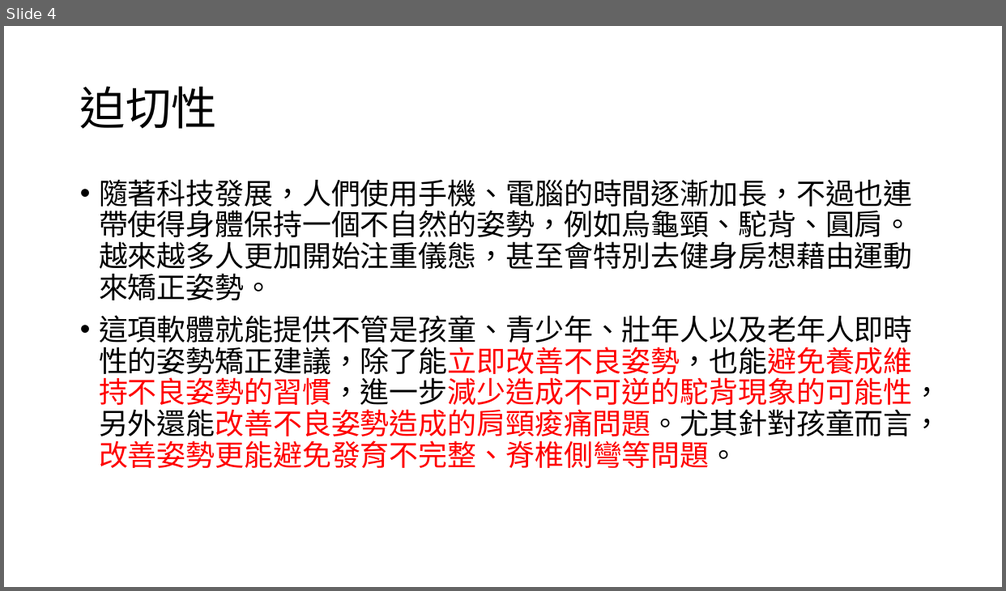
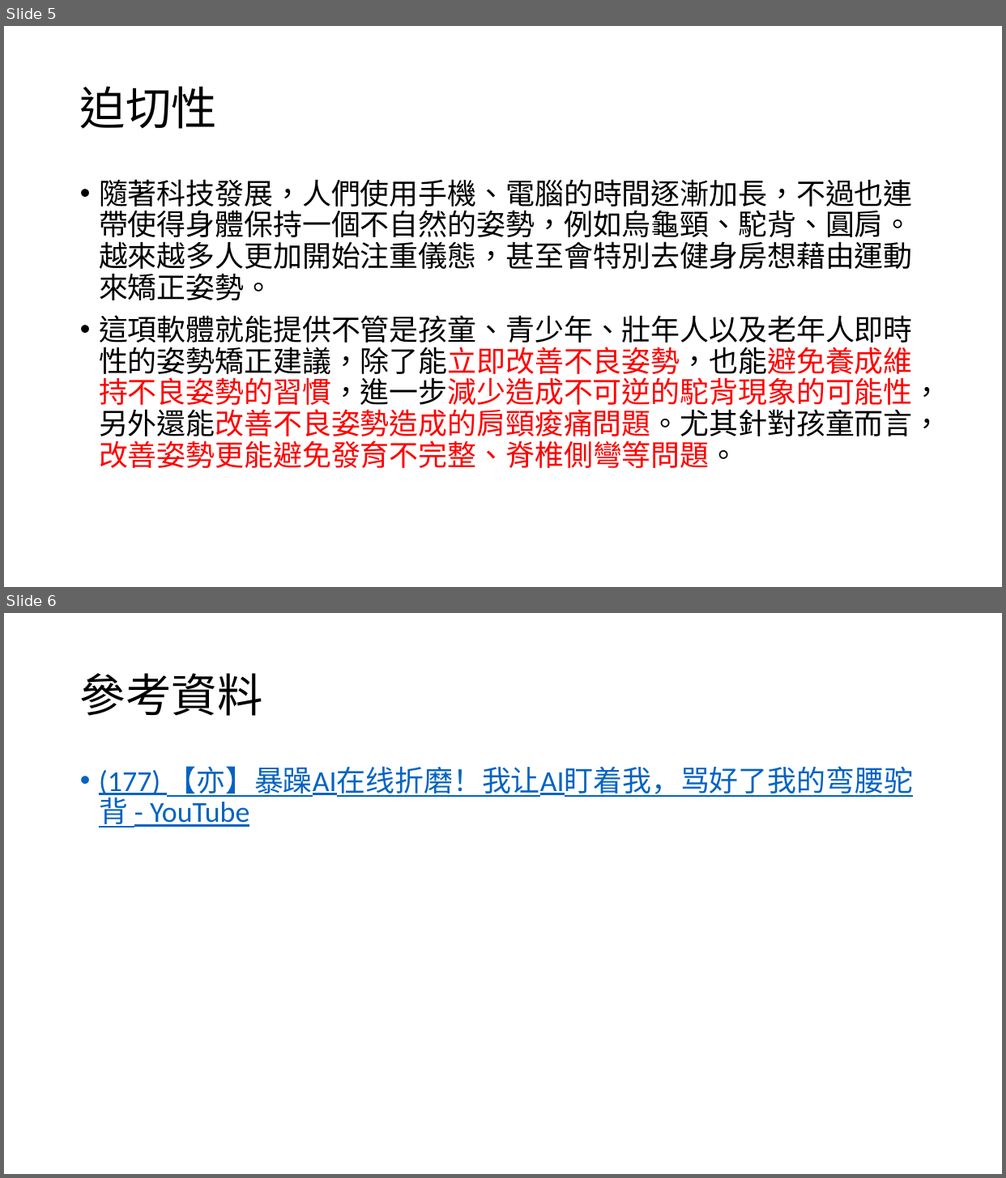
Before and after one commit to mizulun/seatpose-system, a slide deck: 坐姿矯正系統.pptx. Shown one above the other, each under a label of ours: slide 4 before the commit, slides 5 and 6 after it. The pictures are 1006x591 and 1006x1178 pixels, drawn with LibreOffice and Linux fonts; fonts in the diff are those of the drawing. Boxes give left, top, right and bottom in pixels: in the first picture for what was removed or moved away, otherwise in the second. Text is boxed around its words. In the diff, an @@ line names an element or a change of style, - is before the commit and + after.

```diff
--- a/坐姿矯正系統.pptx
+++ b/坐姿矯正系統.pptx
@@ slide 6 added at (4,613,1002,1174), background #FFFFFF @@
@@ title added at (80,673,263,716), 44 pt, text #000000 @@
+參考資料
@@ text added at (99,766,913,828), 28 pt, text #0563C1, underline @@
+• (177) 【亦】暴躁AI在线折磨！我让AI盯着我，骂好了我的弯腰驼背 - YouTube
@@ what was slide 4 is now slide 5 @@
```
Also in this commit, not shown: 1 other slide added.
